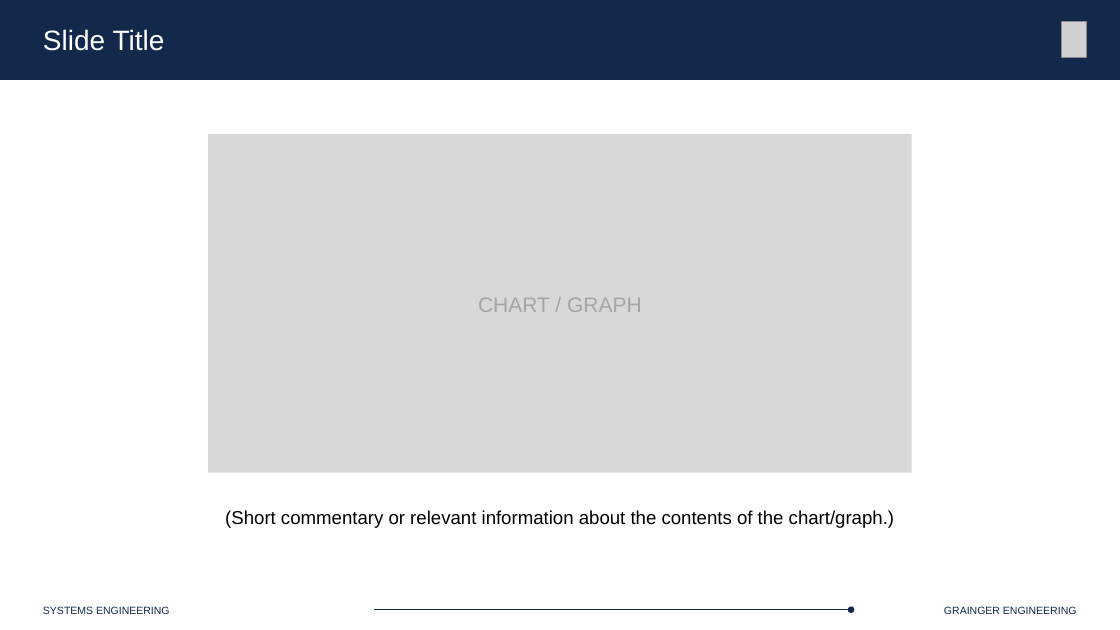
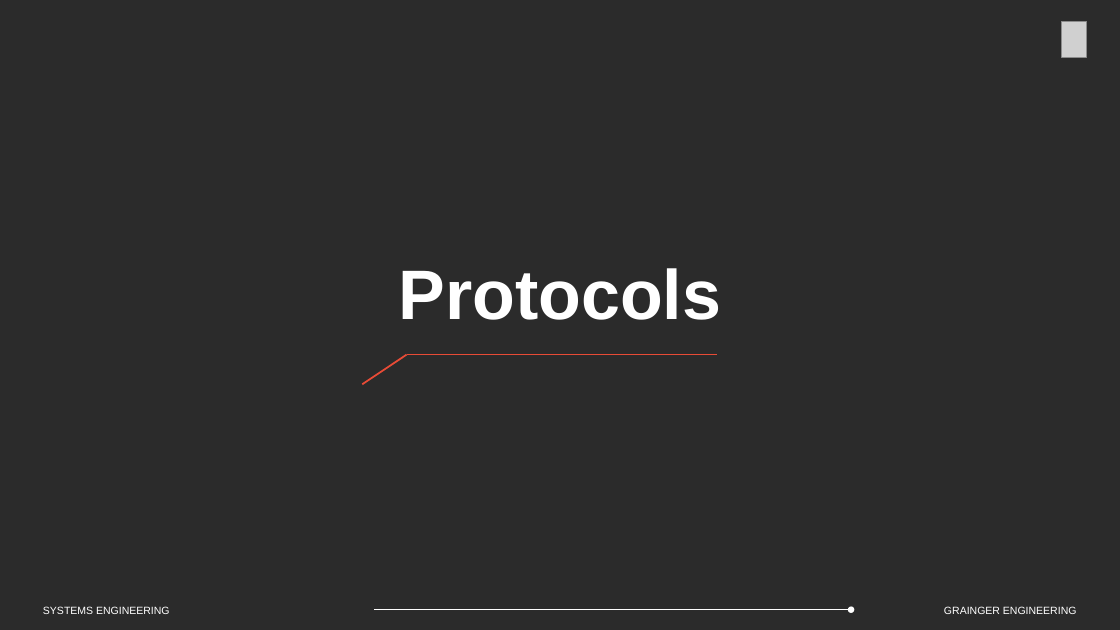
Before and after one commit to Marius-Juston/SE-423---Class-Material, a slide deck: slide 22 of Lectures/Slides/L10.pptx (slide 23 before the commit). Drawn at 1120x630 pixels with LibreOffice and Linux fonts; fonts in the diff are those of the drawing; grey boxes stand for pictures; background and template pictures are left out; a plain dark background stands for a picture behind light text. Boxes give left, top, right and bottom in pixels: in the first picture for what was removed or moved away, otherwise in the second. Text is boxed around its words. In the diff, an @@ line names an element or a change of style, - is before the commit and + after.

```diff
--- a/Lectures/Slides/L10.pptx
+++ b/Lectures/Slides/L10.pptx
@@ background #FFFFFF to picture (left out) @@
@@ rectangle removed at (0,0,1120,80) @@
@@ text removed at (43,29,165,51) @@
-Slide Title
@@ rectangle removed at (208,134,912,472) @@
@@ text added at (399,268,722,320), 60 pt, text #FFFFFF, bold @@
+Protocols
@@ text removed at (478,298,642,312) @@
-CHART / GRAPH
@@ line added from (362, 384) to (407, 355), #E84B36 1.5 pt @@
@@ line added from (407, 355) to (718, 355), #E84B36 1.5 pt @@
@@ text removed at (225,510,894,528) @@
-(Short commentary or relevant information about the contents of the chart/graph.)
@@ text "SYSTEMS ENGINEERING" at (43,606,170,614): text colour #13294B to #FFFFFF @@
@@ line (849, 610) - (374, 610): stroke #13294B 0.75 pt to #FFFFFF 0.75 pt @@
@@ ellipse at (848,607,854,613): fill #13294B to #FFFFFF @@
@@ text "GRAINGER ENGINEERING" at (944,606,1077,614): text colour #13294B to #FFFFFF @@
```
Also in this commit, not shown: 5 other slides changed, 40 slides added, 8 slides removed, 3 other files.
